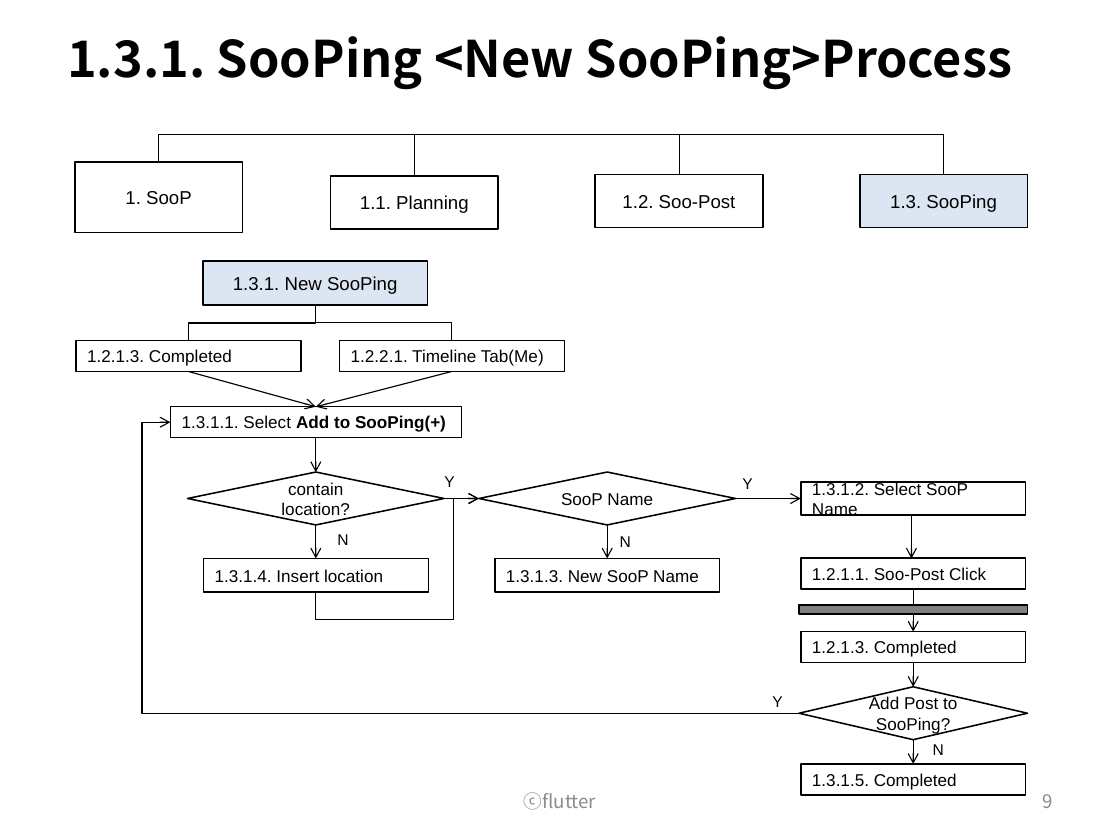
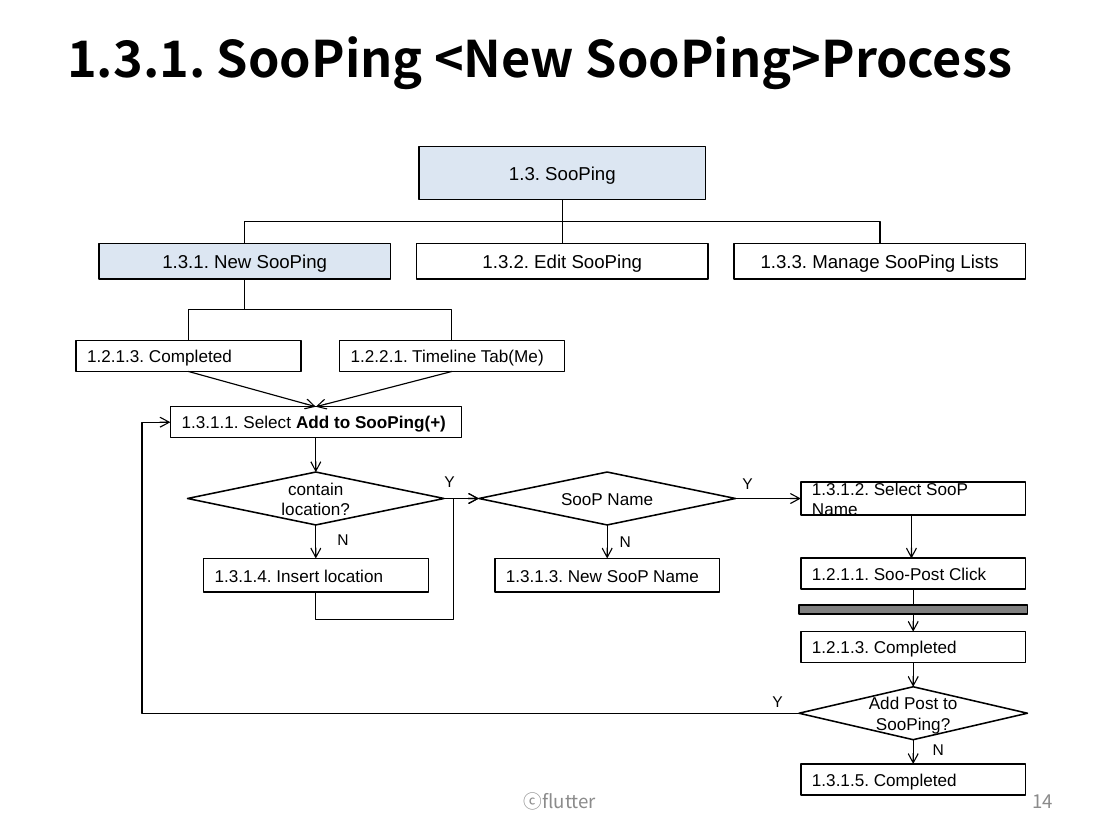
Before and after one commit to wooramc/soop_rep, a slide deck: slide 14 of flutter_process.pptx (slide 9 before the commit). Drawn at 1120x840 pixels with LibreOffice and Linux fonts; fonts in the diff are those of the drawing. Boxes give left, top, right and bottom in pixels: in the first picture for what was removed or moved away, otherwise in the second. Text is boxed around its words. In the diff, an @@ line names an element or a change of style, - is before the commit and + after.

```diff
--- a/flutter_process.pptx
+++ b/flutter_process.pptx
@@ elbow line removed from (159, 162) to (944, 175) @@
@@ rectangle "1.3. SooPing": place and size @@
-rectangle "1.3. SooPing" at box(860, 175, 1028, 227)
+rectangle "1.3. SooPing" at box(419, 147, 706, 199)
@@ rectangle removed at box(75, 162, 243, 233) @@
-1. SooP
@@ rectangle removed at box(330, 176, 498, 228) @@
-1.1. Planning
@@ rectangle removed at box(595, 175, 763, 227) @@
-1.2. Soo-Post
@@ elbow line moved from (159, 162) - (679, 175) to (562, 199) - (245, 244) @@
@@ elbow line moved from (159, 162) - (414, 176) to (562, 199) - (880, 244) @@
@@ line added from (562, 199) to (562, 244), #000000 0.75 pt @@
@@ rectangle "1.3.1. New SooPing": place and size @@
-rectangle "1.3.1. New SooPing" at box(203, 261, 428, 305)
+rectangle "1.3.1. New SooPing" at box(100, 244, 391, 279)
@@ rectangle added at box(417, 244, 708, 279), outline #000000 1 pt, 12 pt, text #000000 @@
+1.3.2. Edit SooPing
@@ rectangle added at box(735, 244, 1026, 279), outline #000000 1 pt, 12 pt, text #000000 @@
+1.3.3. Manage SooPing Lists
@@ elbow line moved from (315, 306) - (188, 340) to (245, 279) - (188, 340) @@
@@ elbow line moved from (315, 306) - (452, 340) to (245, 279) - (452, 340) @@
@@ page number at box(1032, 794, 1053, 808): text changed @@
-9
+14
```
Also in this commit, not shown: 8 other slides changed, 6 slides added.
